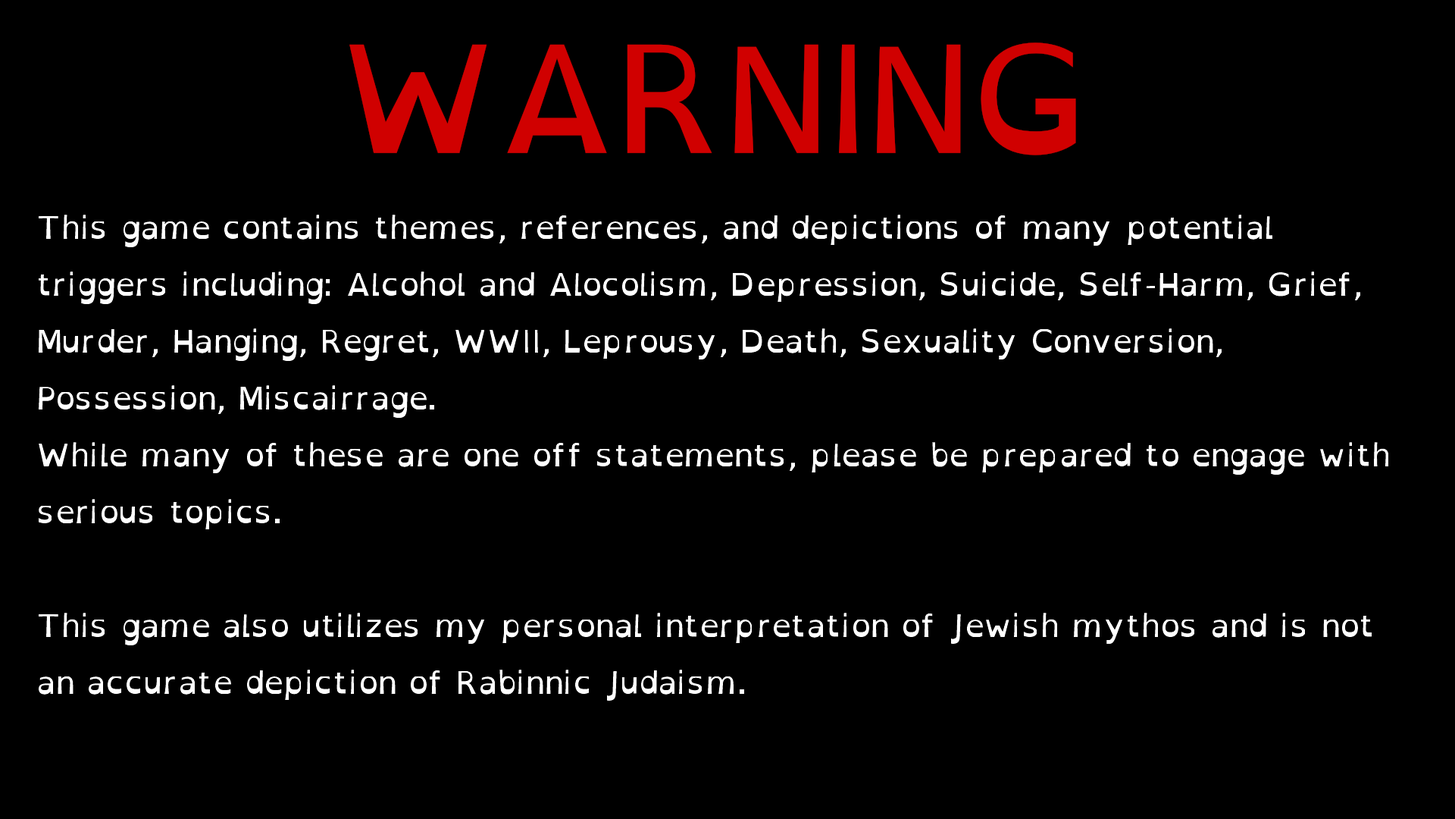
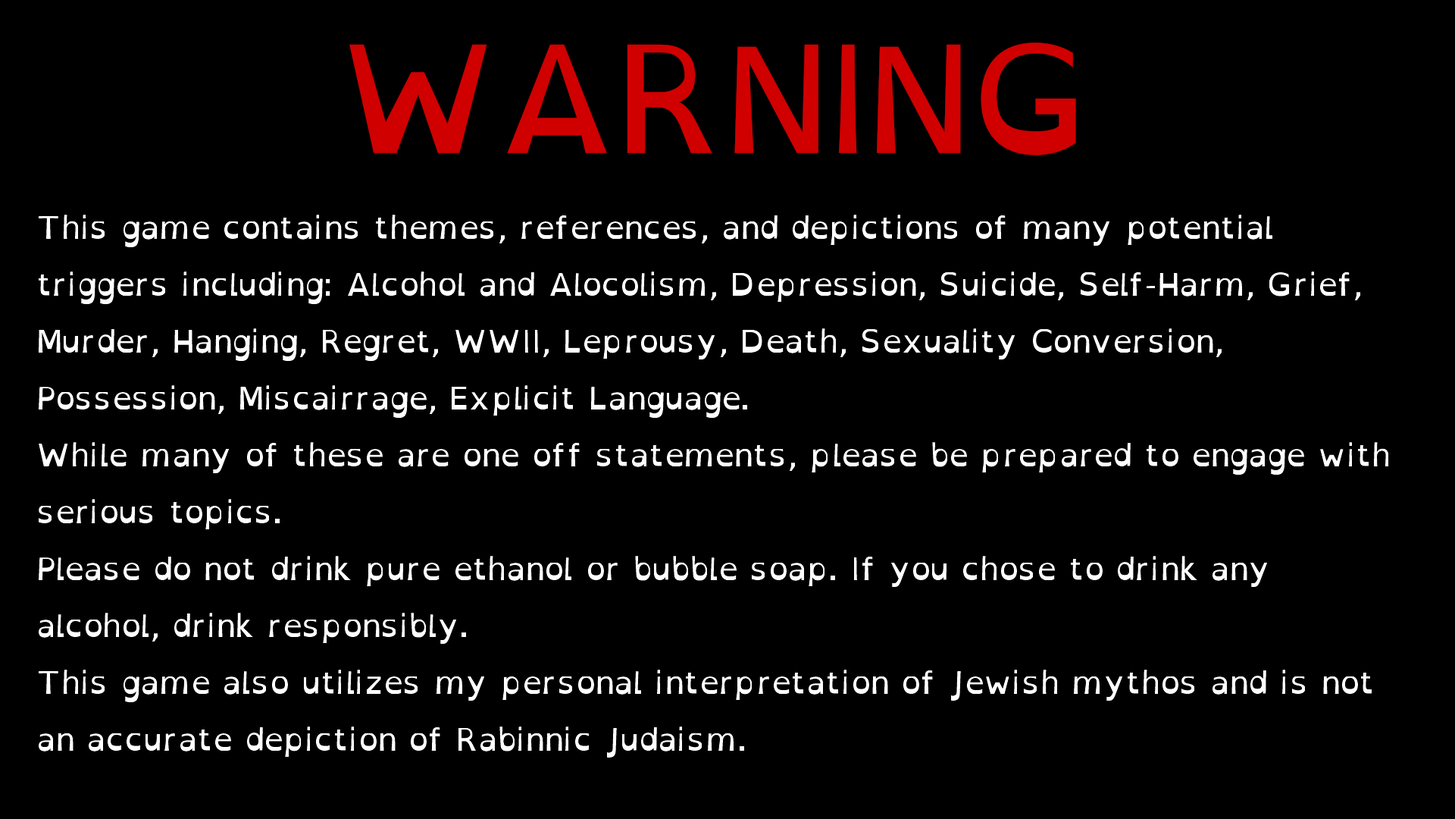
Before/after of a 1455x819 layered artwork. What changed in the layer stack:
painted on "Background" over [38, 385, 1372, 758]
